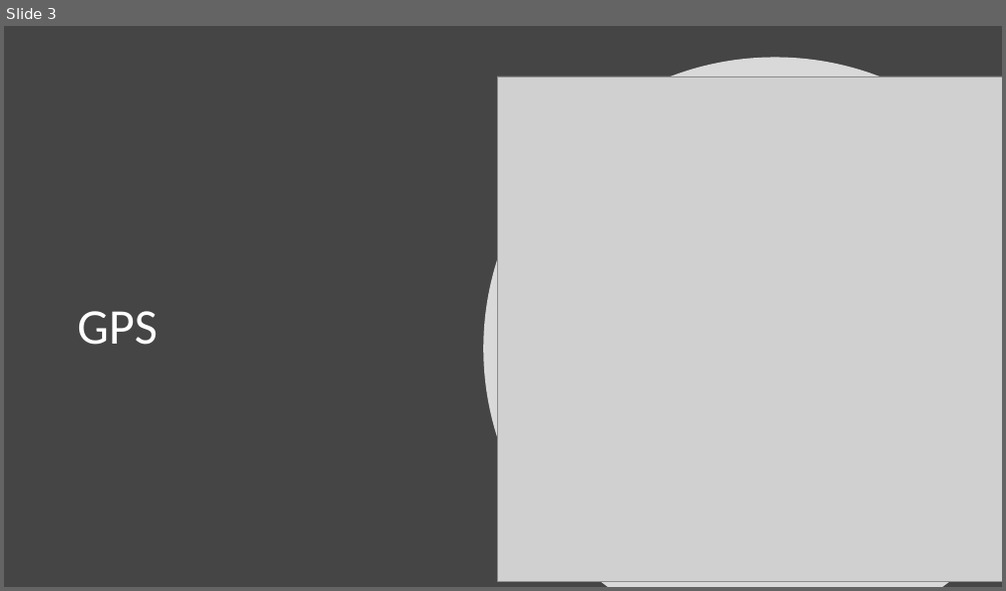
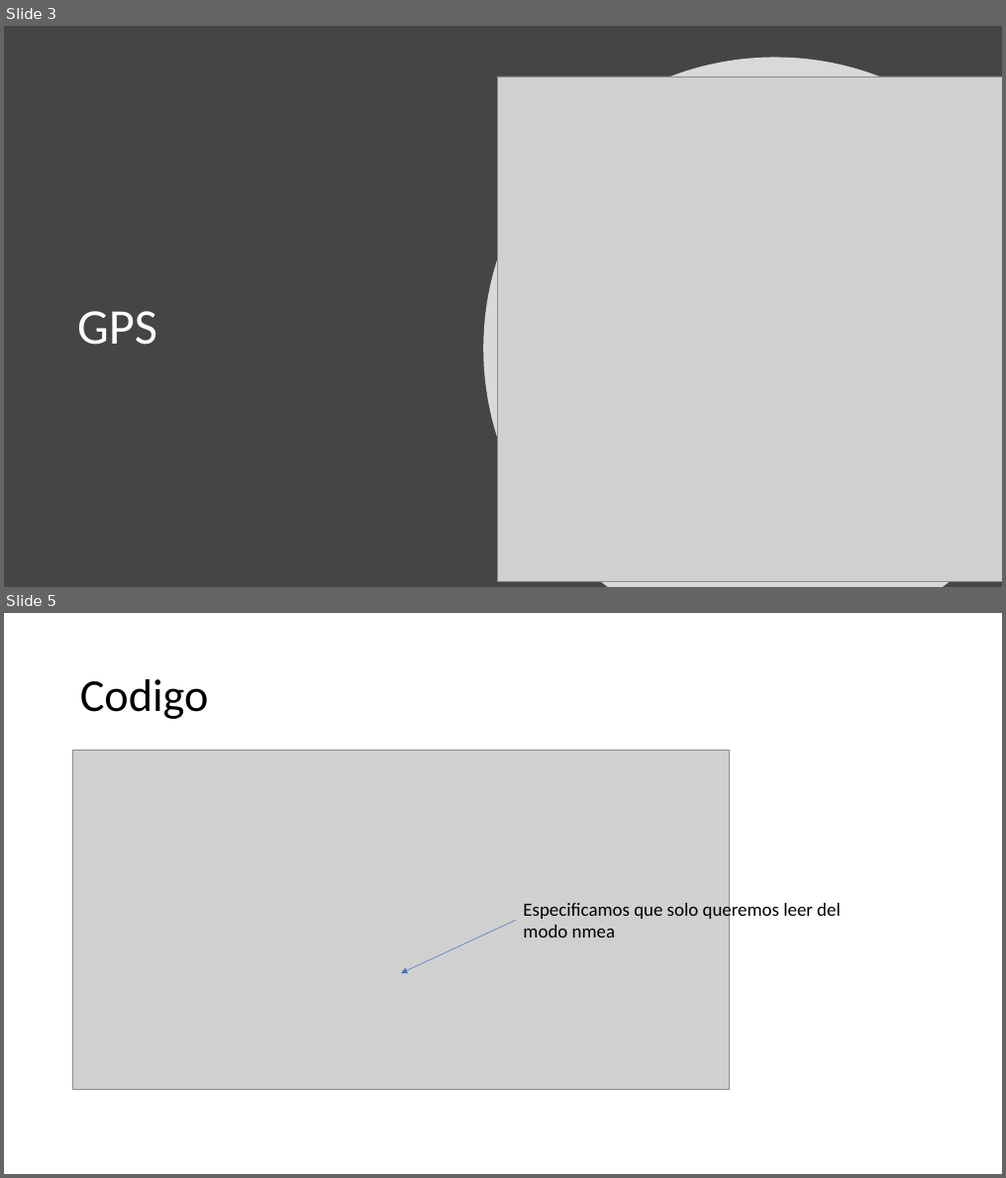
Before and after one commit to alvant01/Robotica, a slide deck: Posicionamiento y Sistemas de Direccion.pptx. Shown one above the other, each under a label of ours: slide 3 before the commit, slides 3 and 5 after it; the slides between them are not shown. The pictures are 1006x591 and 1006x1178 pixels, drawn with LibreOffice and Linux fonts; fonts in the diff are those of the drawing; grey boxes stand for pictures. Boxes give left, top, right and bottom in pixels: in the first picture for what was removed or moved away, otherwise in the second. Text is boxed around its words. In the diff, an @@ line names an element or a change of style, - is before the commit and + after.

```diff
--- a/Posicionamiento y Sistemas de Direccion.pptx
+++ b/Posicionamiento y Sistemas de Direccion.pptx
@@ slide 5 added at <box>4,613,1002,1174</box>, background #FFFFFF @@
@@ title added at <box>80,679,209,719</box>, 44 pt, text #000000 @@
+Codigo
@@ picture added at <box>73,751,731,1090</box> @@
@@ text added at <box>523,900,841,938</box>, 18 pt, text #000000 @@
+Especificamos que solo queremos leer del modo nmea
@@ arrow added from (516, 920) to (401, 973), #4472C4 0.5 pt @@
```
Also in this commit, not shown: 1 slide changed, 3 other slides added, 3 slides removed, 1 other file.
